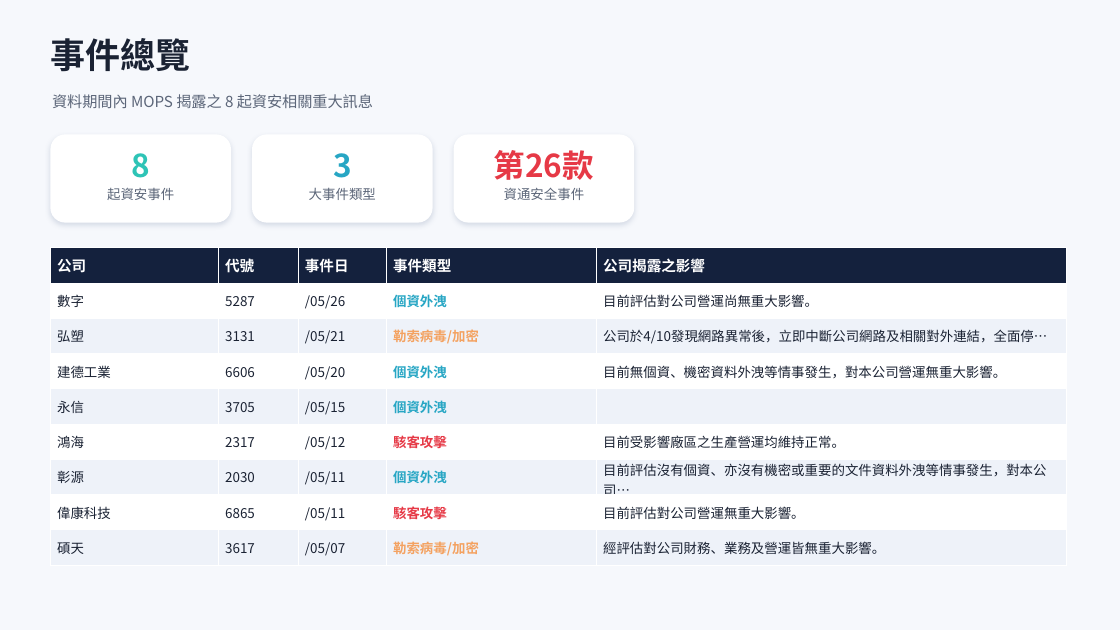
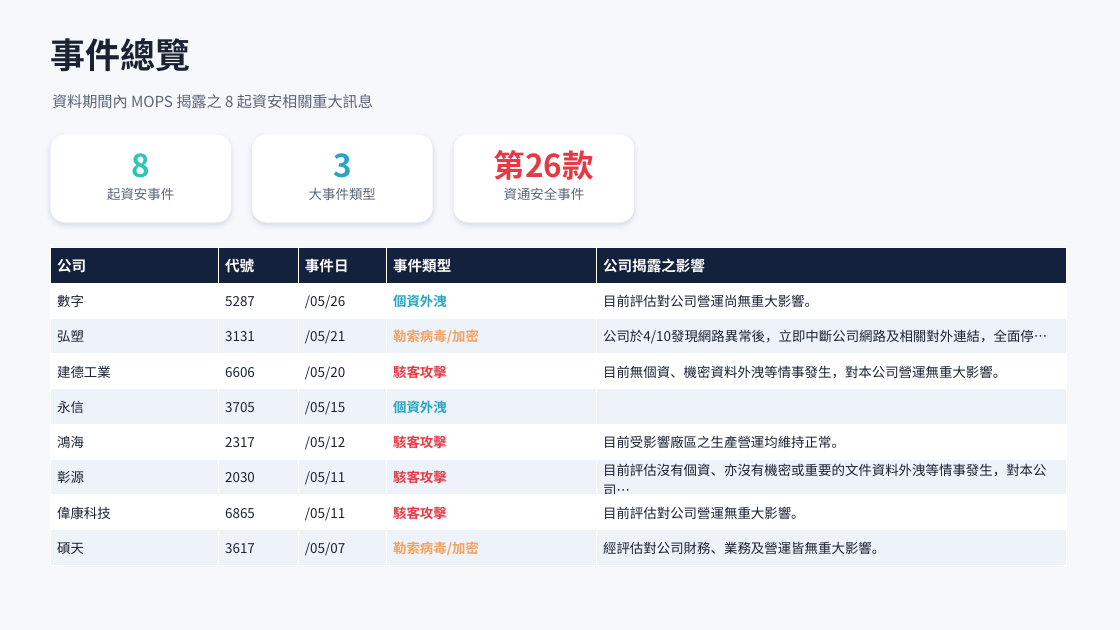
Before and after one commit to Johnnylin77/mops-isec-monitor, a slide deck: slide 2 of 資安事件因應分析.pptx. Drawn at 1120x630 pixels with LibreOffice and Linux fonts; fonts in the diff are those of the drawing. Boxes give left, top, right and bottom in pixels: in the first picture for what was removed or moved away, otherwise in the second. Text is boxed around its words. In the diff, an @@ line names an element or a change of style, - is before the commit and + after.

```diff
--- a/資安事件因應分析.pptx
+++ b/資安事件因應分析.pptx
@@ table at (50,248,1067,565) @@
-row 4, column 4: 個資外洩
+row 4, column 4: 駭客攻擊
-row 7, column 4: 個資外洩
+row 7, column 4: 駭客攻擊
```
Also in this commit, not shown: 3 other slides changed.
